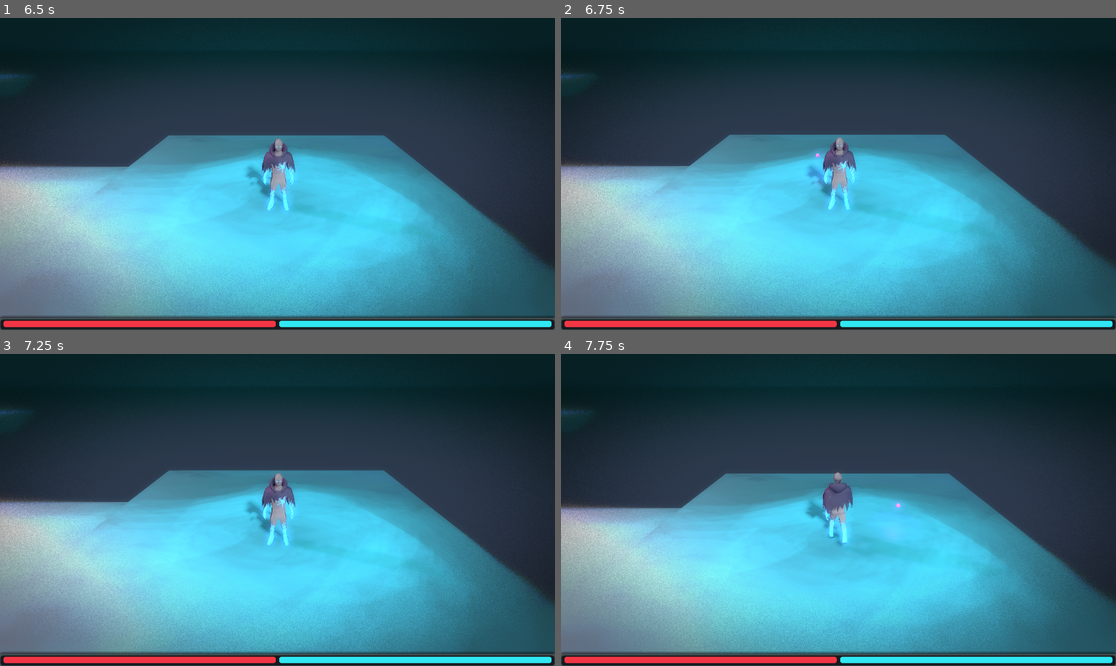
Above: before the commit, frames 1-4 (two rows, left to right).
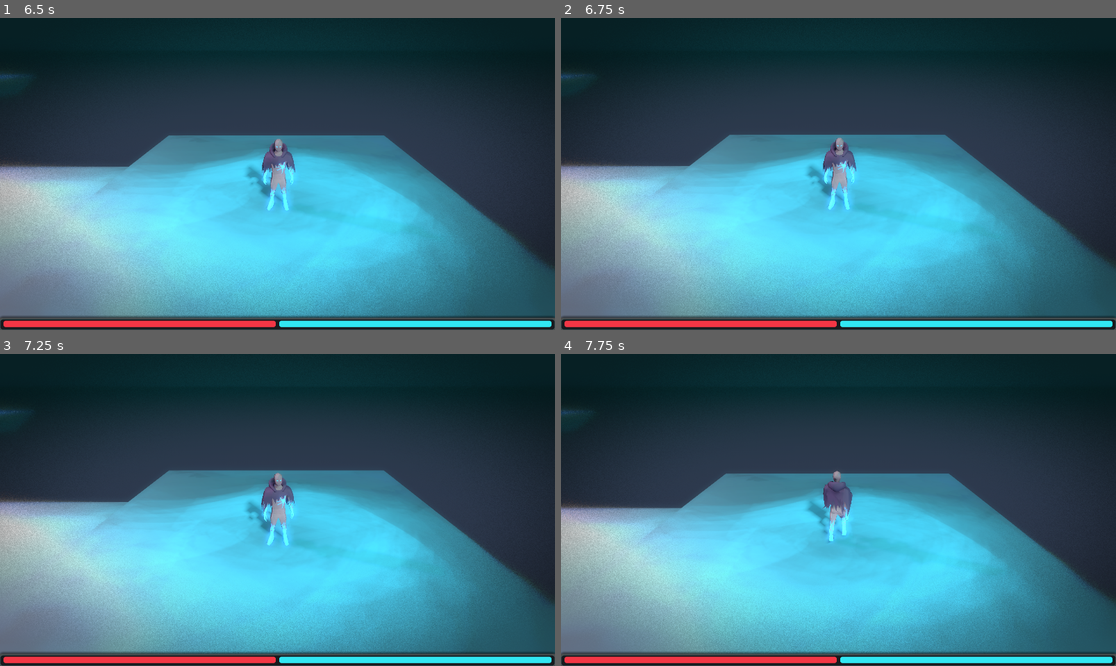
Above: after the commit, the same moments.

Repository: 1p22geo/AWARE_v0
Game: Godot game, scene res://scenes/Boot/Boot.tscn
Same seed, same stepped clock (60 frames per second), same inputs: the game is played once before the commit and once after it.
Inputs (mouse positions are in pixels of both pictures, inside the frame that each line leads up to):
- Up to frame 1 (6.5 s): tap Enter at 0.5, 2, 3.5 s; move the mouse to (399, 158) at 0.52 s; hold D (move_right) 0.53-1.25 s; click (399, 158) at 0.6 s; tap Space (jump) at 0.77, 1.25, 2.75, 3.77, 4.25 s; drag from (166, 189) to (249, 236) at 1.27 s; move the mouse to (333, 105) at 2.02 s; hold D (move_right) 2.03-2.75 s; hold Shift 2.03-2.75 s; click (333, 105) at 2.3 s; drag from (249, 236) to (111, 127) at 2.77 s; move the mouse to (444, 220) at 3.52 s; hold A (move_left) 3.53-4.25 s; tap Ctrl at 3.6 s; click (444, 220) at 3.8 s; drag from (111, 127) to (194, 96) at 4.27 s; move the mouse to (305, 174) at 5.02 s; hold S (move_backward) 5.03-5.75 s; click (305, 174) at 5.1 s; click "Start game" at 5.75 s
- Up to frame 2 (6.75 s): drag from (755, 96) to (727, 189) at 6.52 s
- Up to frame 3 (7.25 s): no input
- Up to frame 4 (7.75 s): move the mouse to (960, 494) at 7.27 s; hold W (move_forward) from 7.28 s (still down); tap Alt at 7.35 s; tap Space (jump) at 7.52 s; click (960, 494) at 7.55 s

Frame 1 is identical in both runs. In frame 2, less than 0.1% of the frame differs, in the area x 44-51%, y 43-53%; in frame 3, 0.1%; in frame 4, 0.5%, in the area x 44-62%, y 37-62%.

Commit message:
fix(player): Shooting requires the necessary component

Diff:
--- a/src/core/PlayerController.gd
+++ b/src/core/PlayerController.gd
@@ -7,6 +7,7 @@
 @onready var movement: MovementComponent = $"../MovementComponent"
 @onready var projectile_controller: ProjectileController = $"../ProjectileController"
 @onready var animation_player: AnimationPlayer = $"../jimmy/AnimationPlayer"
+@onready var component_manager: ComponentManager = $"../ComponentManager"
 
 var last_ray_result: Dictionary = {}
 
@@ -37,7 +38,32 @@
 	if event is InputEventMouseMotion:
 		do_raycast(event.position)
 
+func has_laser_cannon() -> bool:
+	if not component_manager:
+		return false
+
+	for id in component_manager.equipped_nodes:
+		var comp: ComponentData = component_manager.equipped_nodes[id].data
+		if comp.name == "Laser Cannon" and comp.is_active:
+			return true
+	return false
+
+func get_attack_damage() -> float:
+	if not component_manager:
+		return 0.0
+
+	var damage = 0.0
+	for id in component_manager.equipped_nodes:
+		var comp: ComponentData = component_manager.equipped_nodes[id].data
+		if comp.is_active:
+			damage += comp.damage
+	return damage
+
 func attack() -> void:
+	# Check if player has Laser Cannon equipped
+	if not has_laser_cannon():
+		return
+
 	# Do a fresh raycast at the current mouse position
 	var mouse_pos = body.get_viewport().get_mouse_position()
 	var result = do_raycast(mouse_pos)
@@ -51,8 +77,8 @@
 	var src = body.global_position + Vector3(0, 1.5, 0)
 
 	if projectile_controller:
-		print("PlayerController: creating projectile from ", src, " to ", dest)
-		projectile_controller.create_projectile(src, dest)
+		var damage = get_attack_damage()
+		projectile_controller.create_projectile(src, dest, damage)
 
 	if animation_player and animation_player.has_animation("attack"):
 		animation_player.play("attack")
--- a/src/core/ProjectileController.gd
+++ b/src/core/ProjectileController.gd
@@ -3,7 +3,7 @@
 
 @export var projectile_scene: PackedScene
 
-func create_projectile(src: Vector3, dest: Vector3) -> void:
+func create_projectile(src: Vector3, dest: Vector3, damage: float = 25.0) -> void:
 	if not projectile_scene:
 		push_error("ProjectileController: projectile_scene not set")
 		return
@@ -13,6 +13,9 @@
 		push_error("ProjectileController: failed to instantiate projectile")
 		return
 
+	# Set damage before adding to scene
+	projectile.damage = damage
+
 	# Add to root scene so projectiles persist independently of player
 	get_tree().current_scene.add_child(projectile)
 	projectile.initialize(src, dest)
